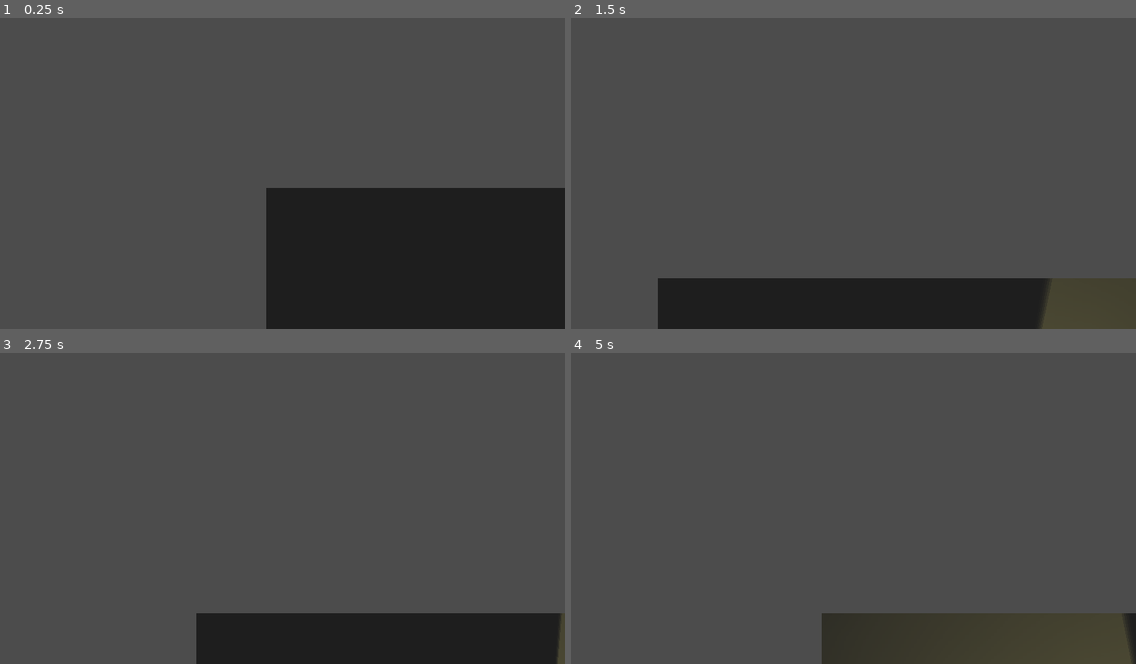
Above: before the commit, frames 1-4 (two rows, left to right).
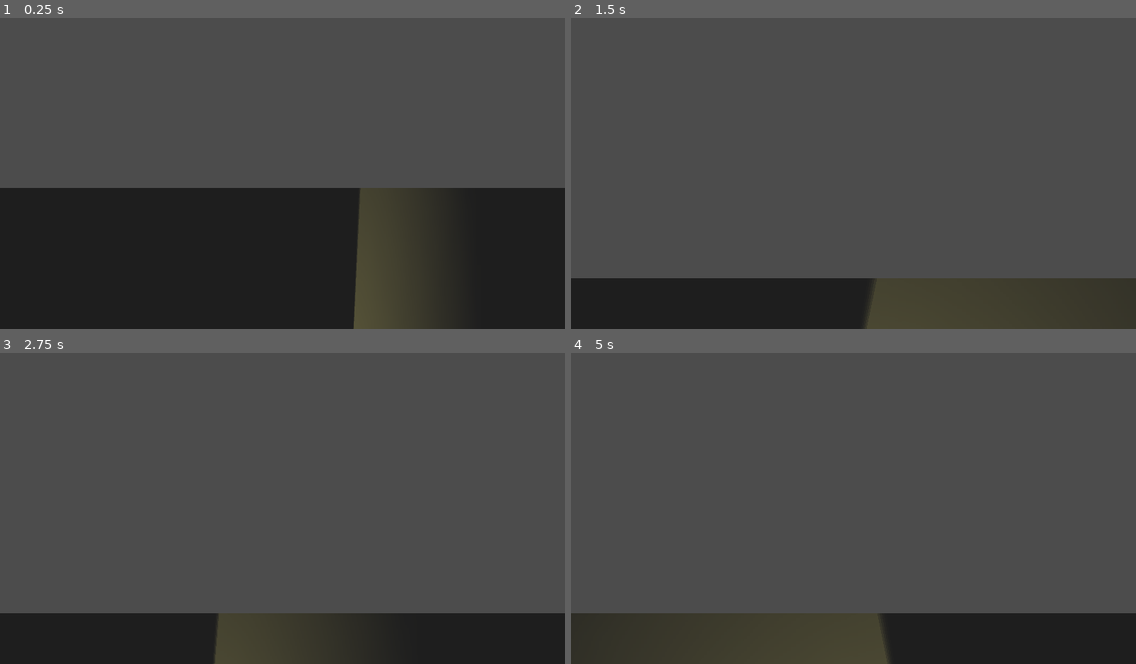
Above: after the commit, the same moments.

Repository: ZeeHatcher/Lighthouse
Game: Godot game, scene res://levels/TestLab.tscn
Two runs of this game, one before a commit and one after it. Both use one fixed random seed, a clock stepped at 60 frames per second and the inputs below.
Inputs (mouse positions are in pixels of both pictures, inside the frame that each line leads up to):
- Up to frame 1 (0.25 s): no input
- Up to frame 2 (1.5 s): move the mouse to (977, 148) at 0.52 s; hold D (move_right) 0.53-1.28 s; click (977, 148) at 0.6 s; move the mouse to (740, 179) at 1.27 s; hold S (move_down) from 1.28 s (still down); click (740, 179) at 1.35 s
- Up to frame 3 (2.75 s): move the mouse to (339, 424) at 2.02 s; release S (move_down) at 2.03 s; hold D (move_right) from 2.03 s (still down); click (339, 424) at 2.1 s
- Up to frame 4 (5 s): move the mouse to (825, 564) at 2.77 s; release D (move_right) at 2.78 s; hold W (move_up) 2.78-3.53 s; click (825, 564) at 2.85 s; move the mouse to (1023, 548) at 3.52 s; hold A (move_left) from 3.53 s (still down); click (1023, 548) at 3.6 s; move the mouse to (684, 449) at 4.27 s; click (684, 449) at 4.35 s

The runs differ from the first frame. In frame 1, 27% of the frame differs, in the area x 0-76%, y 54-100%; in frame 2, 7.5%; in frame 3, 8.7%; in frame 4, 14%.

Commit message:
add mouse-follow camera

Diff:
--- a/entities/MobSpawn/MobSpawn.tscn
+++ b/entities/MobSpawn/MobSpawn.tscn
@@ -28,5 +28,6 @@
 rotation = -1.5708
 
 [node name="Timer" type="Timer" parent="."]
+one_shot = true
 autostart = true
 [connection signal="timeout" from="Timer" to="." method="_on_Timer_timeout"]
--- a/levels/Camera2D.gd
+++ b/levels/Camera2D.gd
@@ -1,4 +1,4 @@
 extends Camera2D
 
 func _process(delta: float):
-	global_position.x = get_global_mouse_position().x
+	position.x = get_local_mouse_position().x
--- a/levels/TestLab.tscn
+++ b/levels/TestLab.tscn
@@ -13,7 +13,7 @@
 [ext_resource path="res://entities/Lighthouse/Lighthouse.tscn" type="PackedScene" id=11]
 
 [sub_resource type="RectangleShape2D" id=1]
-extents = Vector2( 512, 16 )
+extents = Vector2( 1158.48, 16 )
 
 [sub_resource type="DynamicFont" id=2]
 size = 50
@@ -34,9 +34,9 @@
 position = Vector2( 512, 303 )
 
 [node name="Background" type="ColorRect" parent="."]
-margin_left = -116.0
+margin_left = -1317.0
 margin_top = -92.0
-margin_right = 1142.0
+margin_right = 2344.0
 margin_bottom = 681.0
 color = Color( 0.247059, 0.247059, 0.247059, 1 )
 __meta__ = {
@@ -60,9 +60,9 @@
 anchor_top = 0.5
 anchor_right = 0.5
 anchor_bottom = 0.5
-margin_left = -512.0
+margin_left = -1174.0
 margin_top = -16.0
-margin_right = 512.0
+margin_right = 1175.0
 margin_bottom = 16.0
 color = Color( 0.3125, 0.3125, 0.3125, 1 )
 __meta__ = {
@@ -92,9 +92,9 @@
 [node name="Camera2D" type="Camera2D" parent="Player"]
 position = Vector2( -15.399, -248.311 )
 current = true
-limit_left = -1000
+limit_left = -250
 limit_top = 0
-limit_right = 2000
+limit_right = 1250
 limit_bottom = 0
 limit_smoothed = true
 smoothing_enabled = true
